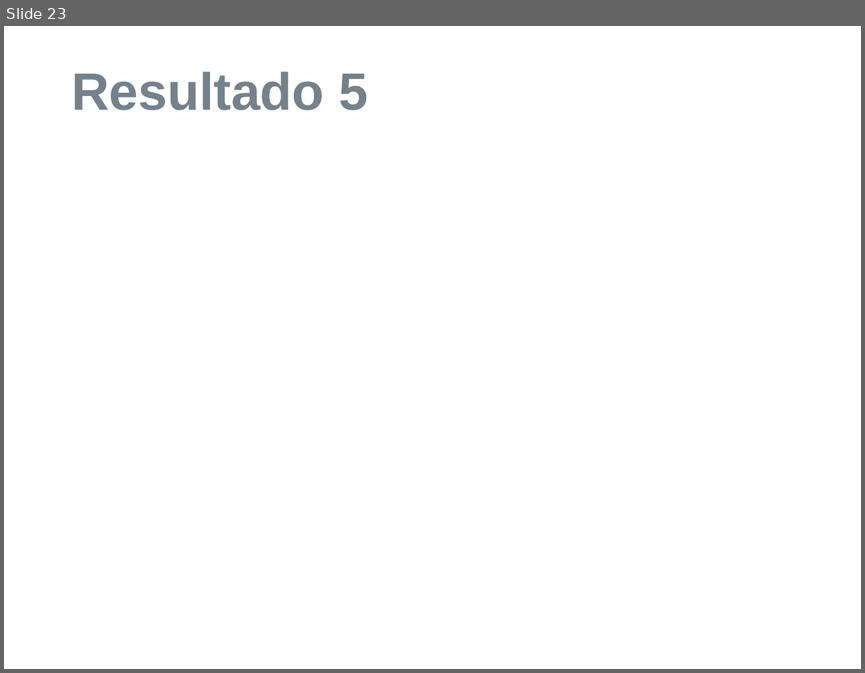
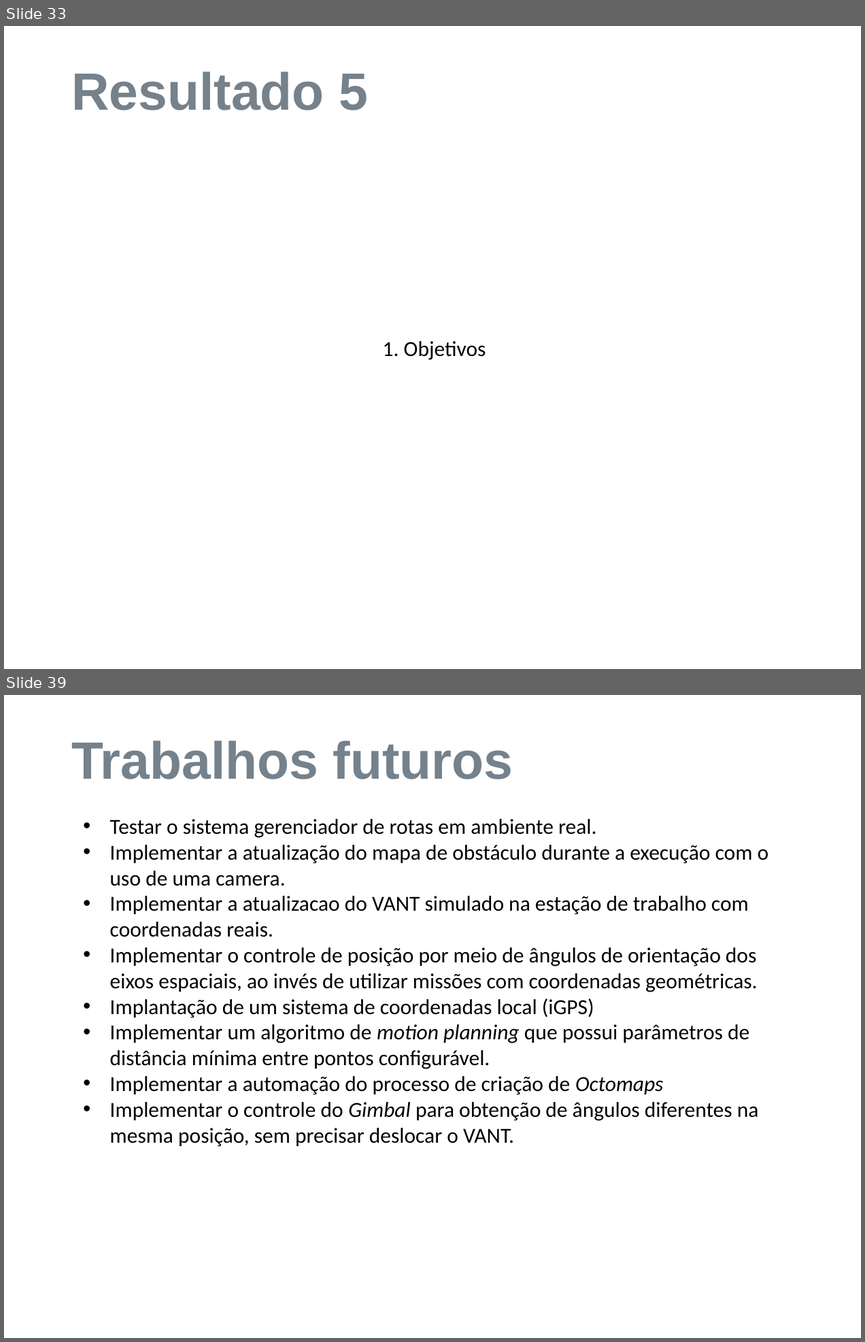
Before and after one commit to matheuskraemer/pfc, a slide deck: doc/apresentacao/Tema-Apresentação-Exemplo.ppt. Shown one above the other, each under a label of ours: slide 23 before the commit, slides 33 and 39 after it; the slides between them are not shown. The pictures are 865x673 and 865x1342 pixels, drawn with LibreOffice and Linux fonts; fonts in the diff are those of the drawing; background and template pictures are left out. Boxes give left, top, right and bottom in pixels: in the first picture for what was removed or moved away, otherwise in the second. Text is boxed around its words. In the diff, an @@ line names an element or a change of style, - is before the commit and + after.

```diff
--- a/doc/apresentacao/Tema-Apresentação-Exemplo.ppt
+++ b/doc/apresentacao/Tema-Apresentação-Exemplo.ppt
@@ slide 39 added at (4,695,861,1338), background picture (left out) @@
@@ title added at (71,741,513,779), 44 pt, text #75818B, bold @@
+Trabalhos futuros
@@ text added at (110,819,769,1147), 18 pt, text #000000 @@
+• Testar o sistema gerenciador de rotas em ambiente real.
+• Implementar a atualização do mapa de obstáculo durante a execução com o uso de uma camera.
+• Implementar a atualizacao do VANT simulado na estação de trabalho com coordenadas reais.
+• Implementar o controle de posição por meio de ângulos de orientação dos eixos espaciais, ao invés de utilizar missões com coordenadas geométricas.
+• Implantação de um sistema de coordenadas local (iGPS)
+• Implementar um algoritmo de motion planning que possui parâmetros de distância mínima entre pontos configurável.
+• Implementar a automação do processo de criação de Octomaps
+• Implementar o controle do Gimbal para obtenção de ângulos diferentes na mesma posição, sem precisar deslocar o VANT.
@@ what was slide 23 is now slide 33 @@
@@ slide 33 changed as well @@
@@ text added at (383,341,486,360), 18 pt, text #000000 @@
+1. Objetivos
```
Also in this commit, not shown: 13 other slides changed, 24 other slides added, 12 slides removed, 1 other file.
